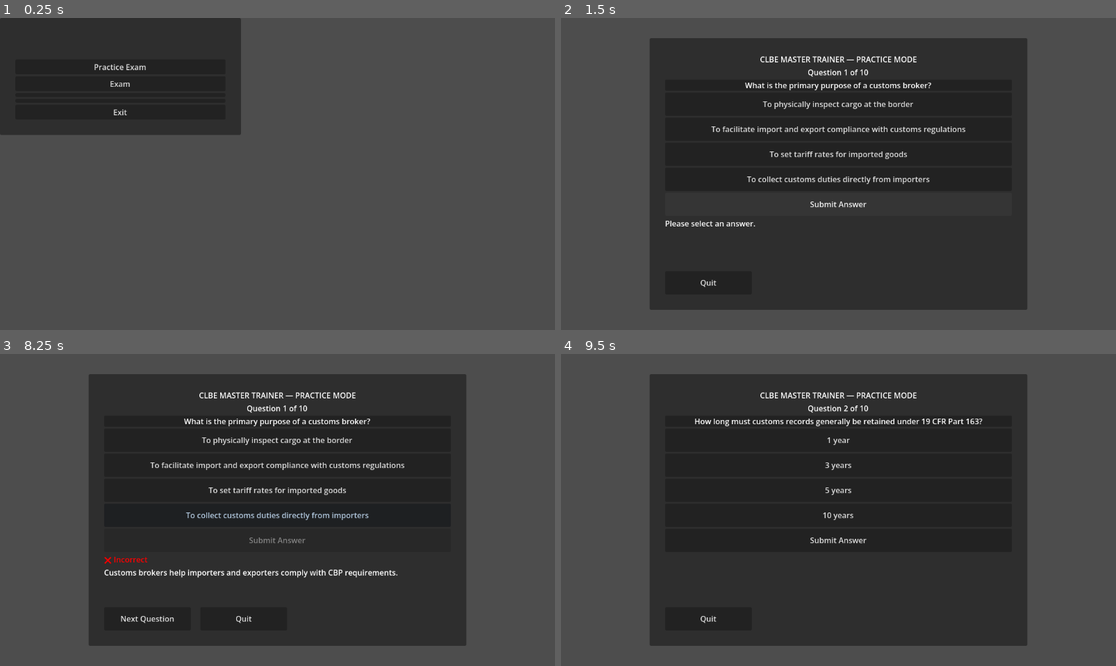
Above: before the commit, frames 1-4 (two rows, left to right).
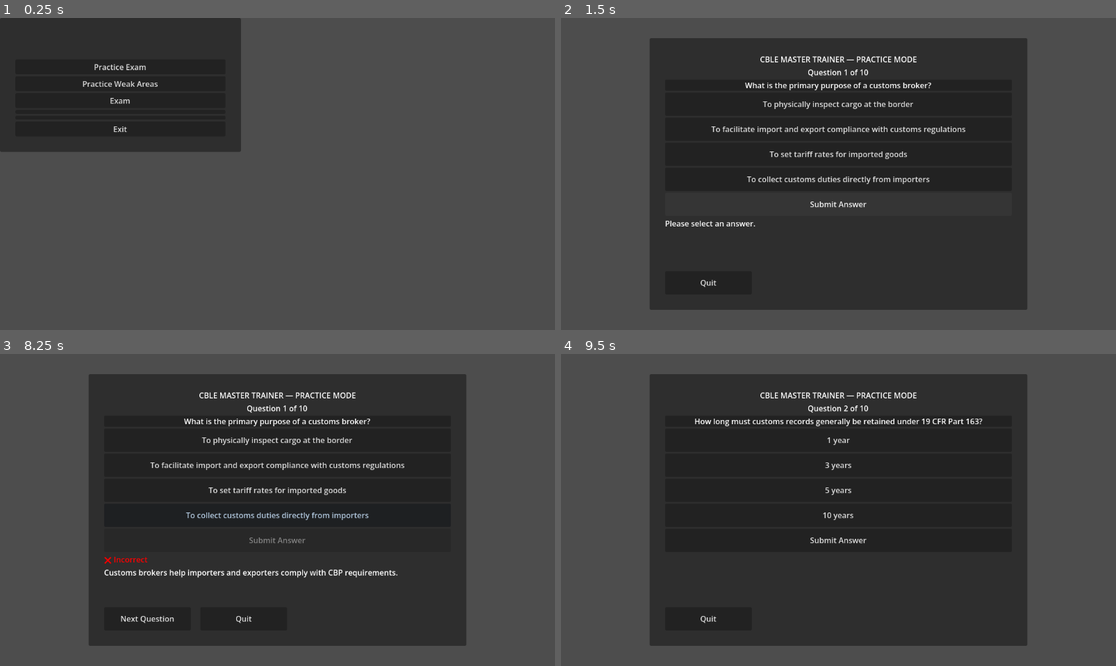
Above: after the commit, the same moments.

Repository: FrissioNx/cble-master-trainer
Game: Godot game, scene res://scenes/menus/MainMenu_Test.tscn
Same seed, same stepped clock (60 frames per second), same inputs: the game is played once before the commit and once after it.
Inputs:
- Up to frame 1 (0.25 s): no input
- Up to frame 2 (1.5 s): click "Practice Exam" at 0.5 s; click "Submit Answer" at 1.25 s
- Up to frame 3 (8.25 s): click "To physically inspect cargo a…" at 2 s; click "To facilitate import and expo…" at 2.75 s; click "To set tariff rates for impor…" at 3.5 s; click "To collect customs duties dir…" at 4.25 s; click "To physically inspect cargo a…" at 5 s; click "To facilitate import and expo…" at 5.75 s; click "To set tariff rates for impor…" at 6.5 s; click "To collect customs duties dir…" at 7.25 s; click "Submit Answer" at 8 s
- Up to frame 4 (9.5 s): click "Next Question" at 8.75 s

The runs differ from the first frame. In frame 1, 2.5% of the frame differs, in the area x 0-44%, y 20-43%; in frame 2, less than 0.1%; in frame 3, less than 0.1%; in frame 4, less than 0.1%.

Commit message:
Add weak areas question selection mode

Diff:
--- a/project.godot
+++ b/project.godot
@@ -18,6 +18,7 @@
 [autoload]
 
 SessionManager="*uid://67c6l8a8yeub"
+StatisticsManager="*uid://cvmjgqdsf37m4"
 
 [physics]
 
--- a/scenes/menus/MainMenu_Test.tscn
+++ b/scenes/menus/MainMenu_Test.tscn
@@ -43,6 +43,11 @@
 layout_mode = 2
 text = "Practice Exam"
 
+[node name="WeakAreasButton" type="Button" parent="MarginContainer/CenterContainer/MenuCard/CardMargin/VBoxContainer" unique_id=292056984]
+unique_name_in_owner = true
+layout_mode = 2
+text = "Practice Weak Areas"
+
 [node name="ExamButton" type="Button" parent="MarginContainer/CenterContainer/MenuCard/CardMargin/VBoxContainer" unique_id=1210690842]
 layout_mode = 2
 text = "Exam"
@@ -58,5 +63,6 @@
 text = "Exit"
 
 [connection signal="pressed" from="MarginContainer/CenterContainer/MenuCard/CardMargin/VBoxContainer/PracticeButton" to="." method="_on_practice_button_pressed"]
+[connection signal="pressed" from="MarginContainer/CenterContainer/MenuCard/CardMargin/VBoxContainer/WeakAreasButton" to="." method="_on_weak_areas_button_pressed"]
 [connection signal="pressed" from="MarginContainer/CenterContainer/MenuCard/CardMargin/VBoxContainer/ExamButton" to="." method="_on_exam_button_pressed"]
 [connection signal="pressed" from="MarginContainer/CenterContainer/MenuCard/CardMargin/VBoxContainer/ExitButton" to="." method="_on_exit_button_pressed"]
--- /dev/null
+++ b/scenes/shared/Results.tscn
@@ -0,0 +1,57 @@
+[gd_scene format=3 uid="uid://d4c7bwnqd576t"]
+
+[ext_resource type="Script" uid="uid://b4ew4w7gfkl7h" path="res://scripts/controllers/ResultsController.gd" id="1_s4ss7"]
+
+[node name="Results" type="Control" unique_id=2114507188]
+layout_mode = 3
+anchors_preset = 15
+anchor_right = 1.0
+anchor_bottom = 1.0
+grow_horizontal = 2
+grow_vertical = 2
+script = ExtResource("1_s4ss7")
+
+[node name="MarginContainer" type="MarginContainer" parent="." unique_id=299589186]
+layout_mode = 0
+offset_right = 40.0
+offset_bottom = 40.0
+
+[node name="CenterContainer" type="CenterContainer" parent="MarginContainer" unique_id=543369023]
+layout_mode = 2
+
+[node name="PanelContainer" type="PanelContainer" parent="MarginContainer/CenterContainer" unique_id=2021257221]
+custom_minimum_size = Vector2(520, 0)
+layout_mode = 2
+
+[node name="MarginContainer" type="MarginContainer" parent="MarginContainer/CenterContainer/PanelContainer" unique_id=592237690]
+layout_mode = 2
+theme_override_constants/margin_left = 32
+theme_override_constants/margin_top = 32
+theme_override_constants/margin_right = 32
+theme_override_constants/margin_bottom = 32
+
+[node name="VBoxContainer" type="VBoxContainer" parent="MarginContainer/CenterContainer/PanelContainer/MarginContainer" unique_id=1233181846]
+layout_mode = 2
+
+[node name="TitleLabel" type="Label" parent="MarginContainer/CenterContainer/PanelContainer/MarginContainer/VBoxContainer" unique_id=1019905273]
+unique_name_in_owner = true
+layout_mode = 2
+
+[node name="ScoreLabel" type="Label" parent="MarginContainer/CenterContainer/PanelContainer/MarginContainer/VBoxContainer" unique_id=189931568]
+unique_name_in_owner = true
+layout_mode = 2
+
+[node name="ResultLabel" type="Label" parent="MarginContainer/CenterContainer/PanelContainer/MarginContainer/VBoxContainer" unique_id=971262990]
+unique_name_in_owner = true
+layout_mode = 2
+
+[node name="SummaryLabel" type="Label" parent="MarginContainer/CenterContainer/PanelContainer/MarginContainer/VBoxContainer" unique_id=994098492]
+unique_name_in_owner = true
+layout_mode = 2
+
+[node name="MainMenuButton" type="Button" parent="MarginContainer/CenterContainer/PanelContainer/MarginContainer/VBoxContainer" unique_id=1429902401]
+unique_name_in_owner = true
+layout_mode = 2
+text = "Return to the Main Menu"
+
+[connection signal="pressed" from="MarginContainer/CenterContainer/PanelContainer/MarginContainer/VBoxContainer/MainMenuButton" to="." method="_on_main_menu_button_pressed"]
--- a/scripts/controllers/MainMenuController.gd
+++ b/scripts/controllers/MainMenuController.gd
@@ -2,6 +2,7 @@
 
 func _on_practice_button_pressed():
 	SessionManager.start_practice_mode()
+	SessionManager.selection_mode = SessionManager.SelectionMode.RANDOM
 	get_tree().change_scene_to_file("res://scenes/quiz/QuizSession.tscn")
 
 func _on_exam_button_pressed():
@@ -10,3 +11,8 @@
 
 func _on_exit_button_pressed():
 	get_tree().quit()
+
+func _on_weak_areas_button_pressed():
+	SessionManager.start_practice_mode()
+	SessionManager.selection_mode = SessionManager.SelectionMode.WEAK_AREAS
+	get_tree().change_scene_to_file("res://scenes/quiz/QuizSession.tscn")
--- a/scripts/controllers/QuizController.gd
+++ b/scripts/controllers/QuizController.gd
@@ -63,9 +63,12 @@
 
 @onready var next_button: Button = %NextButton
 @onready var quit_button: Button = %QuitButton
+
+
 # ==================================================
 # Startup
 # ==================================================
+
 
 func _ready():
 	print("ROOT CHILDREN:")
@@ -77,9 +80,9 @@
 	randomize()
 
 	if SessionManager.current_mode == SessionManager.QuizMode.EXAM:
-		title_label.text = "CLBE MASTER TRAINER — EXAM MODE"
+		title_label.text = "CBLE MASTER TRAINER — EXAM MODE"
 	else:
-		title_label.text = "CLBE MASTER TRAINER — PRACTICE MODE"
+		title_label.text = "CBLE MASTER TRAINER — PRACTICE MODE"
 	progress_label.text = ""
 
 	feedback_label.text = ""
@@ -120,7 +123,7 @@
 		show_session_complete()
 		return
 
-	current_question = remaining_questions.pop_front()
+	current_question = QuestionSelector.get_next_question(remaining_questions)
 	answered_questions.append(current_question)
 
 	current_question_number += 1
@@ -148,25 +151,8 @@
 	next_button.hide()
 
 func show_session_complete():
-	if SessionManager.current_mode == SessionManager.QuizMode.EXAM:
-		question_label.text = "Exam Complete"
-	else:
-		question_label.text = "Practice Complete"
-
-	progress_label.text = "Final Score: %d / %d" % [score, answered_questions.size()]
-
-	if SessionManager.current_mode == SessionManager.QuizMode.EXAM:
-		explanation_label.text = "Review mode and detailed results will be added next."
-	else:
-		explanation_label.text = "Great work. Continue practicing to improve weak areas."
-
-	feedback_label.text = ""
-
-	for button in answer_buttons:
-		button.hide()
-
-	submit_button.hide()
-	next_button.hide()
+	SessionManager.current_score = score
+	get_tree().change_scene_to_file("res://scenes/shared/Results.tscn")
 
 func select_answer(index: int):
 	selected_answer = index
@@ -202,8 +188,13 @@
 	var correct_answer = current_question.get("answer", -1)
 	var is_correct = selected_answer == correct_answer
 
+	var tags = current_question.get("tags", [])
+	StatisticsManager.record_answer(tags, is_correct)
+	SessionManager.current_score = score
+
 	if is_correct:
 		score += 1
+		SessionManager.current_score = score
 
 	if SessionManager.current_mode == SessionManager.QuizMode.PRACTICE:
 		if is_correct:
--- /dev/null
+++ b/scripts/controllers/ResultsController.gd
@@ -0,0 +1,66 @@
+extends Control
+
+@onready var title_label: Label = get_node_or_null("%TitleLabel")
+@onready var score_label: Label = get_node_or_null("%ScoreLabel")
+@onready var result_label: Label = get_node_or_null("%ResultLabel")
+@onready var summary_label: Label = get_node_or_null("%SummaryLabel")
+@onready var main_menu_button: Button = get_node_or_null("%MainMenuButton")
+
+func _ready():
+
+	if title_label == null:
+		print("Missing TitleLabel")
+		return
+	if score_label == null:
+		print("Missing ScoreLabel")
+		return
+	if result_label == null:
+		print("Missing ResultLabel")
+		return
+	if summary_label == null:
+		print("Missing SummaryLabel")
+		return
+
+	title_label.text = "Results"
+
+	var total = max(SessionManager.total_questions, 1)
+
+	score_label.text = "Score: %d / %d" % [
+		SessionManager.current_score,
+		total
+	]
+
+	if SessionManager.current_mode == SessionManager.QuizMode.EXAM:
+		var percent = float(SessionManager.current_score) / float(total)
+
+		if percent >= 0.75:
+			result_label.text = "PASS"
+		else:
+			result_label.text = "FAIL"
+
+		summary_label.text = build_topic_summary()
+	else:
+		result_label.text = "Practice Complete"
+		summary_label.text = build_topic_summary()
+
+func _on_main_menu_button_pressed():
+	get_tree().change_scene_to_file("res://scenes/menus/MainMenu.tscn")
+
+func build_topic_summary() -> String:
+	var lines = []
+
+	lines.append("Accuracy: %.1f%%" % StatisticsManager.get_accuracy())
+	lines.append("")
+	lines.append("Topic Performance:")
+
+	var topics = StatisticsManager.get_all_topics()
+
+	if topics.size() == 0:
+		lines.append("No topic data recorded yet.")
+		return "\n".join(lines)
+
+	for topic in topics:
+		var accuracy = StatisticsManager.get_topic_accuracy(topic)
+		lines.append("- %s: %.1f%%" % [topic, accuracy])
+
+	return "\n".join(lines)
--- /dev/null
+++ b/scripts/controllers/ResultsController.tscn
@@ -0,0 +1,7 @@
+[gd_scene format=3 uid="uid://bmpih5h81siou"]
+
+[node name="Control" type="Control" unique_id=884849051]
+layout_mode = 3
+anchors_preset = 0
+offset_right = 40.0
+offset_bottom = 40.0
--- a/scripts/managers/SessionManager.gd
+++ b/scripts/managers/SessionManager.gd
@@ -5,6 +5,13 @@
 	EXAM,
 	REVIEW
 }
+
+enum SelectionMode {
+	RANDOM,
+	WEAK_AREAS
+}
+
+var selection_mode: SelectionMode = SelectionMode.RANDOM
 
 var current_mode: QuizMode = QuizMode.PRACTICE
 
--- /dev/null
+++ b/scripts/managers/StatisticsManager.gd
@@ -0,0 +1,52 @@
+extends Node
+
+var total_answered := 0
+var total_correct := 0
+
+var topic_stats := {}
+
+func reset():
+	total_answered = 0
+	total_correct = 0
+	topic_stats.clear()
+
+func record_answer(tags: Array, correct: bool):
+	total_answered += 1
+
+	if correct:
+		total_correct += 1
+
+	for tag in tags:
+
+		if !topic_stats.has(tag):
+			topic_stats[tag] = {
+				"correct": 0,
+				"wrong": 0
+			}
+
+		if correct:
+			topic_stats[tag]["correct"] += 1
+		else:
+			topic_stats[tag]["wrong"] += 1
+
+func get_accuracy():
+	if total_answered == 0:
+		return 0.0
+
+	return (float(total_correct) / float(total_answered)) * 100.0
+
+func get_topic_accuracy(tag:String):
+
+	if !topic_stats.has(tag):
+		return 0.0
+
+	var c = topic_stats[tag]["correct"]
+	var w = topic_stats[tag]["wrong"]
+
+	if c + w == 0:
+		return 0.0
+
+	return (float(c) / float(c + w)) * 100.0
+
+func get_all_topics():
+	return topic_stats.keys()
--- /dev/null
+++ b/scripts/services/QuestionSelector.gd
@@ -0,0 +1,44 @@
+class_name QuestionSelector
+extends RefCounted
+
+static func get_next_question(remaining_questions: Array) -> Dictionary:
+	if remaining_questions.is_empty():
+		return {}
+
+	match SessionManager.selection_mode:
+		SessionManager.SelectionMode.WEAK_AREAS:
+			return get_weak_area_question(remaining_questions)
+		_:
+			return get_random_question(remaining_questions)
+
+
+static func get_random_question(remaining_questions: Array) -> Dictionary:
+	return remaining_questions.pop_front()
+
+
+static func get_weak_area_question(remaining_questions: Array) -> Dictionary:
+	var weakest_question_index := 0
+	var weakest_score := 101.0
+
+	for i in range(remaining_questions.size()):
+		var question = remaining_questions[i]
+		var tags = question.get("tags", [])
+		var question_score = get_question_topic_score(tags)
+
+		if question_score < weakest_score:
+			weakest_score = question_score
+			weakest_question_index = i
+
+	return remaining_questions.pop_at(weakest_question_index)
+
+
+static func get_question_topic_score(tags: Array) -> float:
+	if tags.is_empty():
+		return 100.0
+
+	var total := 0.0
+
+	for tag in tags:
+		total += StatisticsManager.get_topic_accuracy(tag)
+
+	return total / float(tags.size())
Not shown, added: scripts/controllers/ResultsController.gd.uid
Not shown, added: scripts/managers/StatisticsManager.gd.uid
Not shown, added: scripts/services/QuestionSelector.gd.uid
